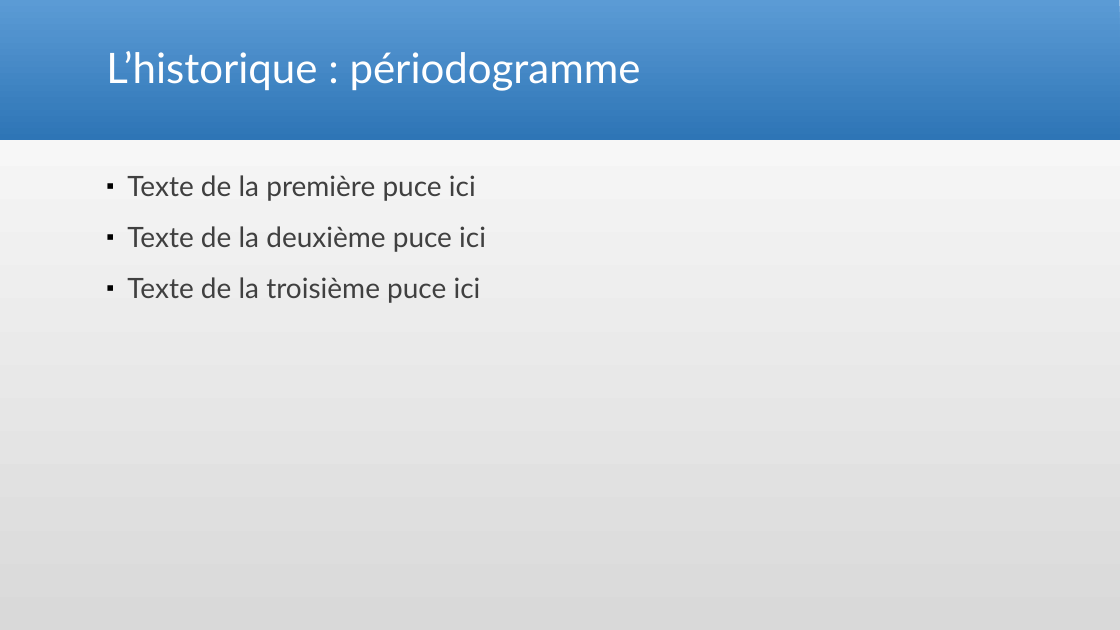
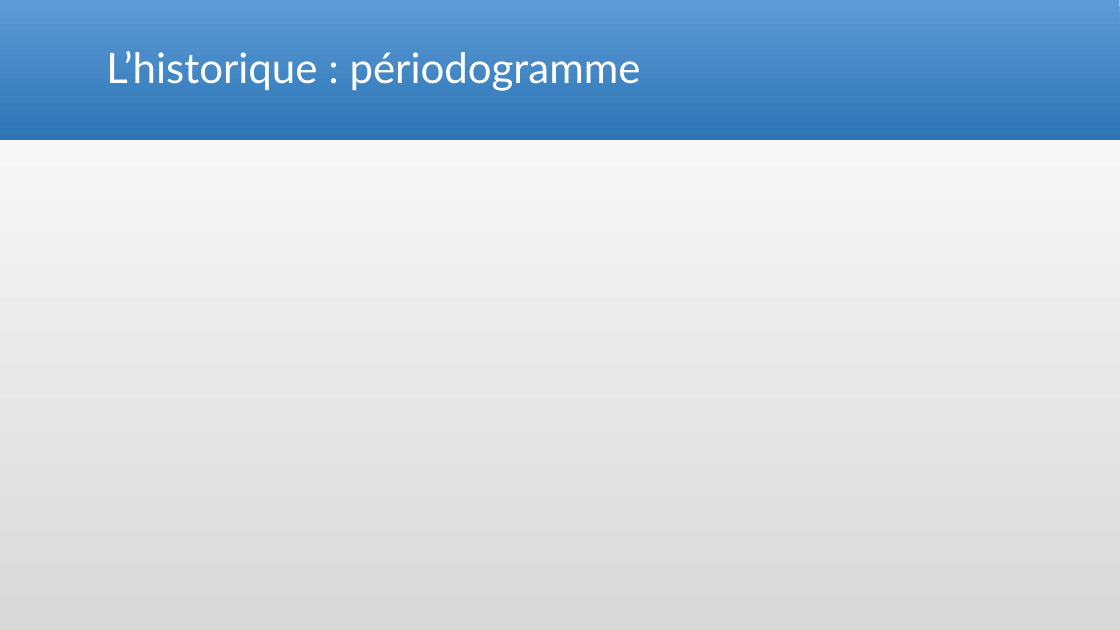
Before and after one commit to Arcyno/analyse_spectrale, a slide deck: slide 7 of Analyse spectrale_etienne.pptx. Drawn at 1120x630 pixels with LibreOffice and Linux fonts; fonts in the diff are those of the drawing; grey boxes stand for pictures. Boxes give left, top, right and bottom in pixels: in the first picture for what was removed or moved away, otherwise in the second. Text is boxed around its words. In the diff, an @@ line names an element or a change of style, - is before the commit and + after.

```diff
--- a/Analyse spectrale_etienne.pptx
+++ b/Analyse spectrale_etienne.pptx
@@ text removed at (x1=127, y1=175, x2=486, y2=303) @@
-▪ Texte de la première puce ici
-▪ Texte de la deuxième puce ici
-▪ Texte de la troisième puce ici
```
Also in this commit, not shown: 3 other slides changed, 4 slides added.
